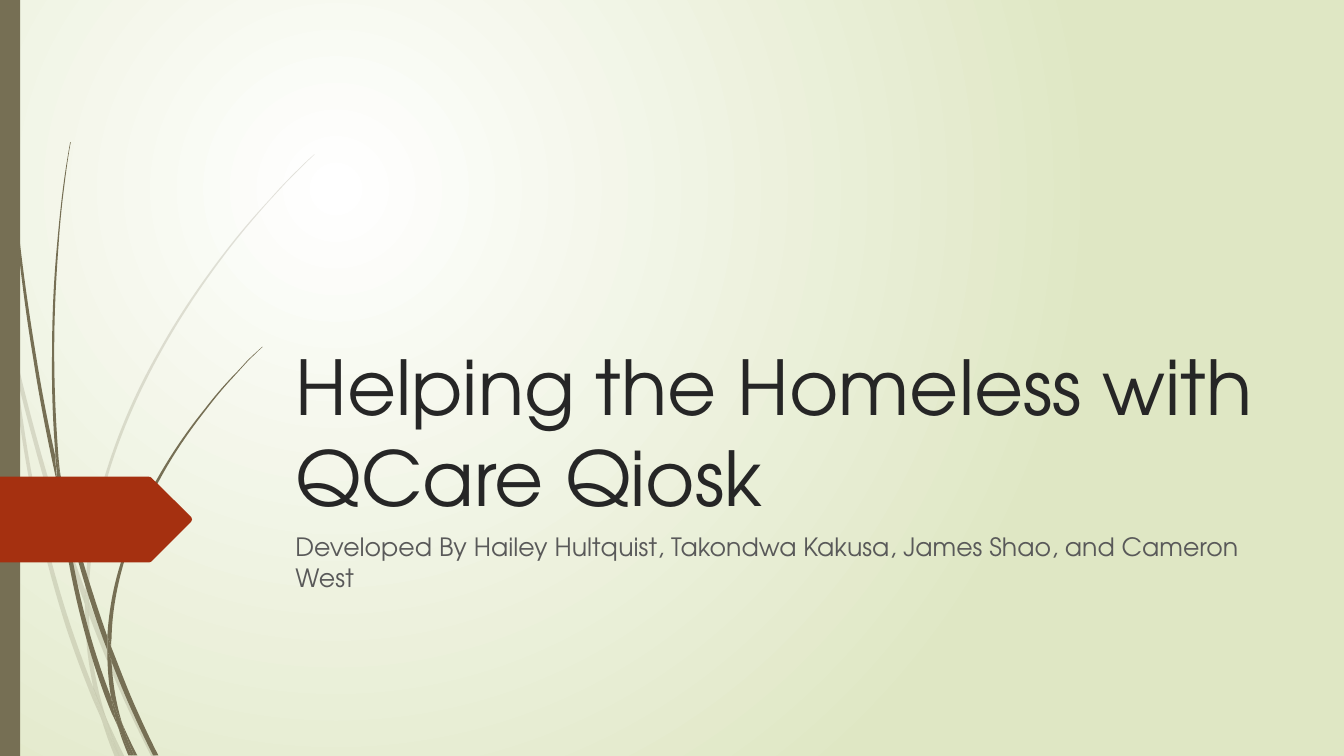
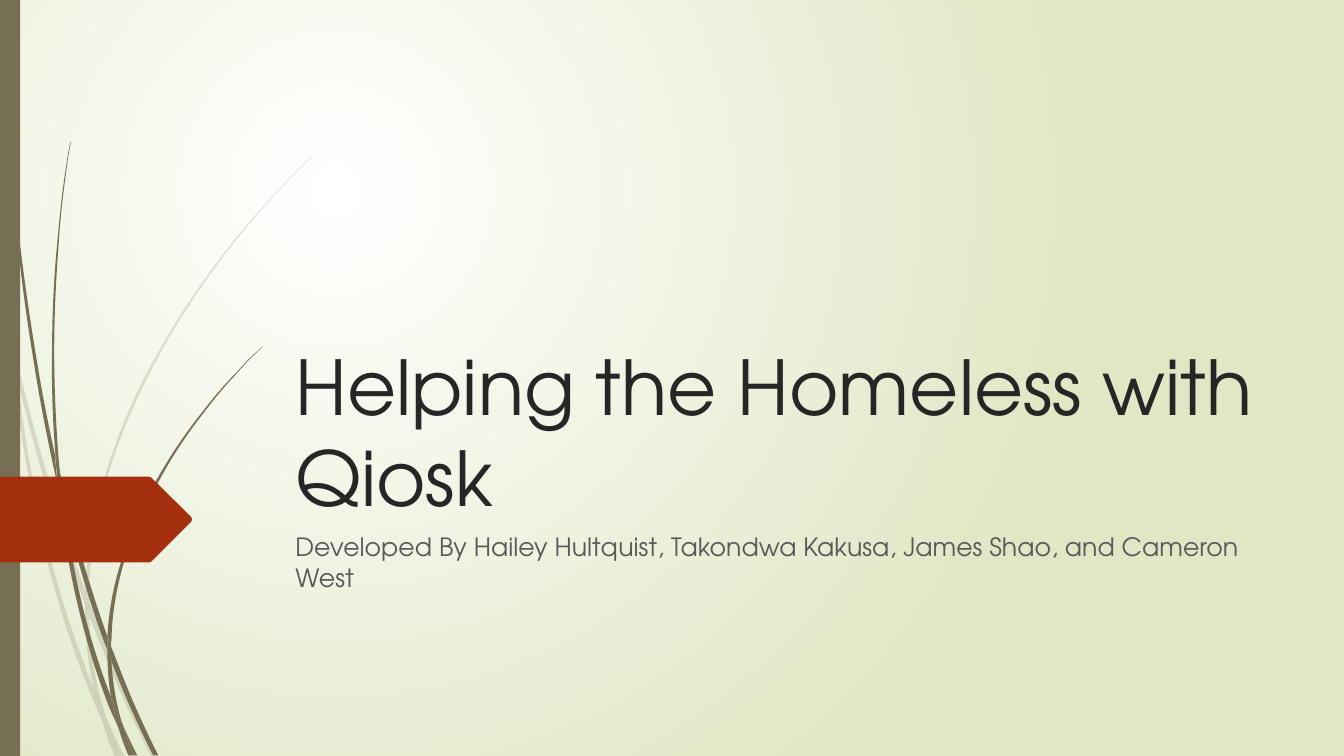
Before and after one commit to tkakusa/Qiosk, a slide deck: slide 1 of Helping the Homeless with QCare Qiosk.pptx. Drawn at 1344x756 pixels with LibreOffice and Linux fonts; fonts in the diff are those of the drawing. Boxes give left, top, right and bottom in pixels: in the first picture for what was removed or moved away, otherwise in the second. Text is boxed around its words. In the diff, an @@ line names an element or a change of style, - is before the commit and + after.

Commit message:
Auto stash before merge of "master" and "origin/master"

```diff
--- a/Helping the Homeless with QCare Qiosk.pptx
+++ b/Helping the Homeless with QCare Qiosk.pptx
@@ title at (295, 359, 1253, 541): text changed @@
-Helping the Homeless with QCare Qiosk
+Helping the Homeless with Qiosk
```
